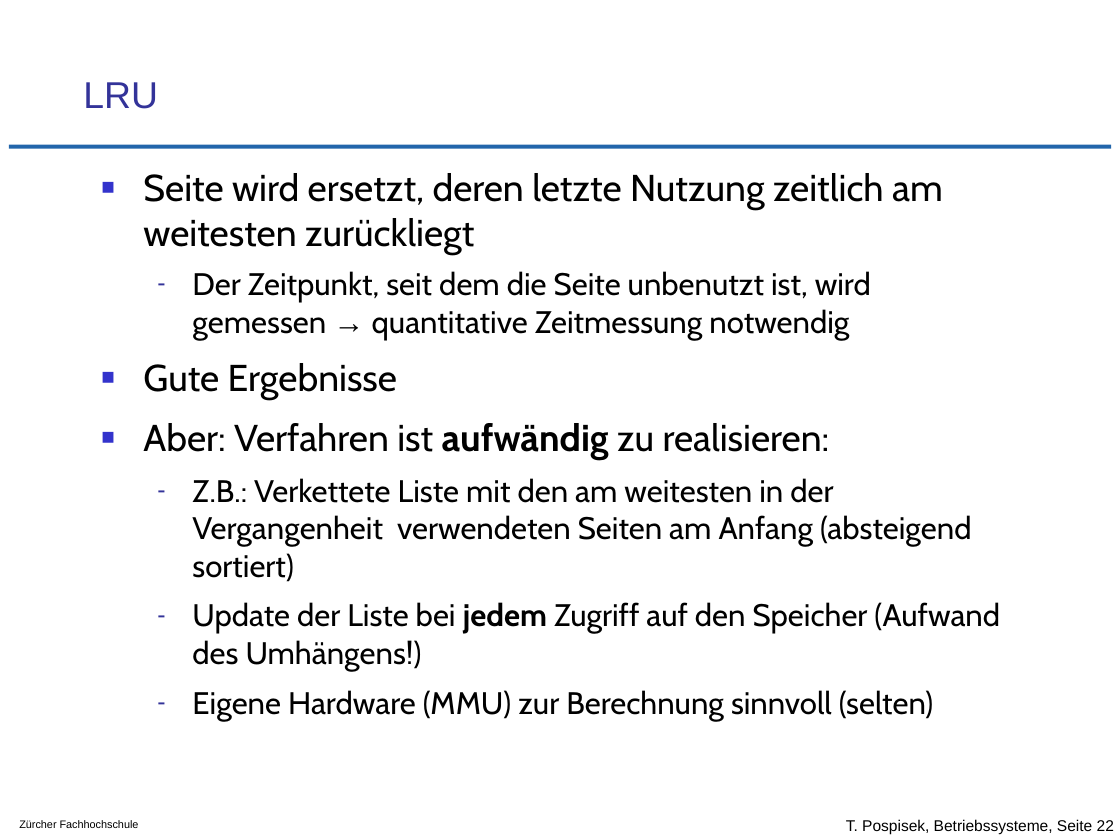
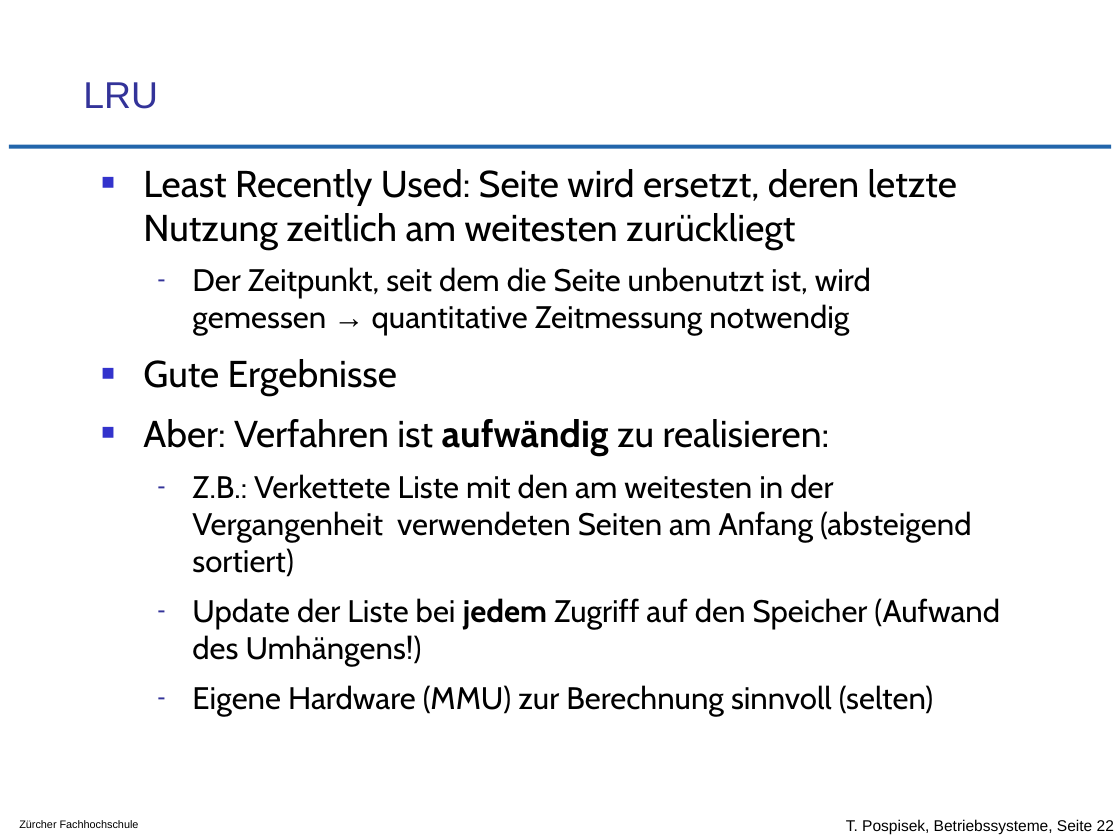
Before and after one commit to tpo/betriebssysteme, a slide deck: slide 22 of 11_Speicherverwaltung_Strategien.odp. Drawn at 1120x840 pixels with LibreOffice and Linux fonts; fonts in the diff are those of the drawing; background and template pictures are left out. Boxes give left, top, right and bottom in pixels: in the first picture for what was removed or moved away, otherwise in the second. Text is boxed around its words. In the diff, an @@ line names an element or a change of style, - is before the commit and + after.

Commit message:
v.a. besseres Layout v. Grafiken
auch:
* S. 21 Kommentar korrigiert: Second-Chance -> Clock-Page
* S. 41 bdflush entfernt und mit writeback ersetzt

```diff
--- a/11_Speicherverwaltung_Strategien.odp
+++ b/11_Speicherverwaltung_Strategien.odp
@@ text at <box>143,169,957,250</box>: text changed @@
-■ Seite wird ersetzt, deren letzte Nutzung zeitlich am weitesten zurückliegt
+■ Least Recently Used: Seite wird ersetzt, deren letzte Nutzung zeitlich am weitesten zurückliegt
```
Also in this commit, not shown: 3 other slides changed, 1 other file.
